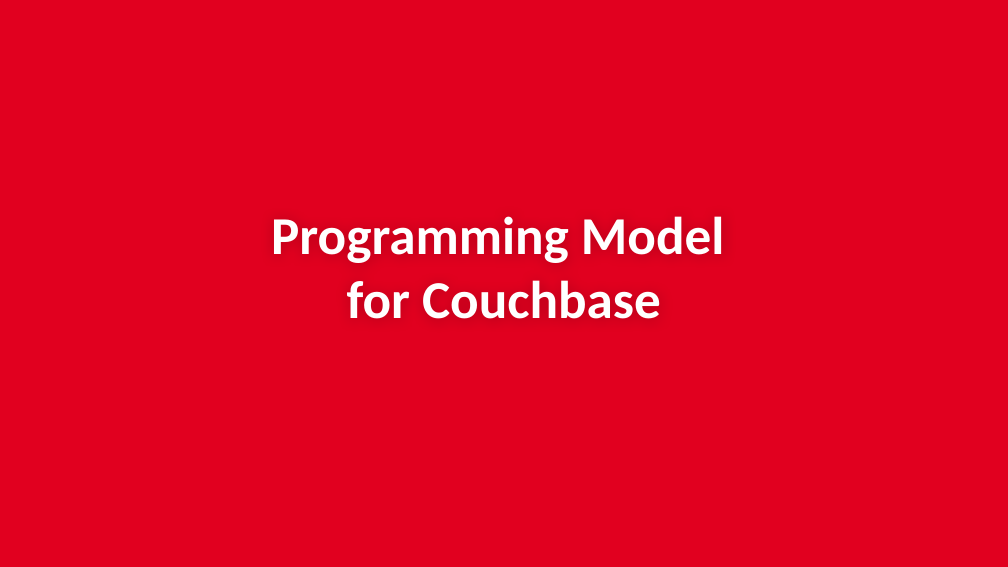
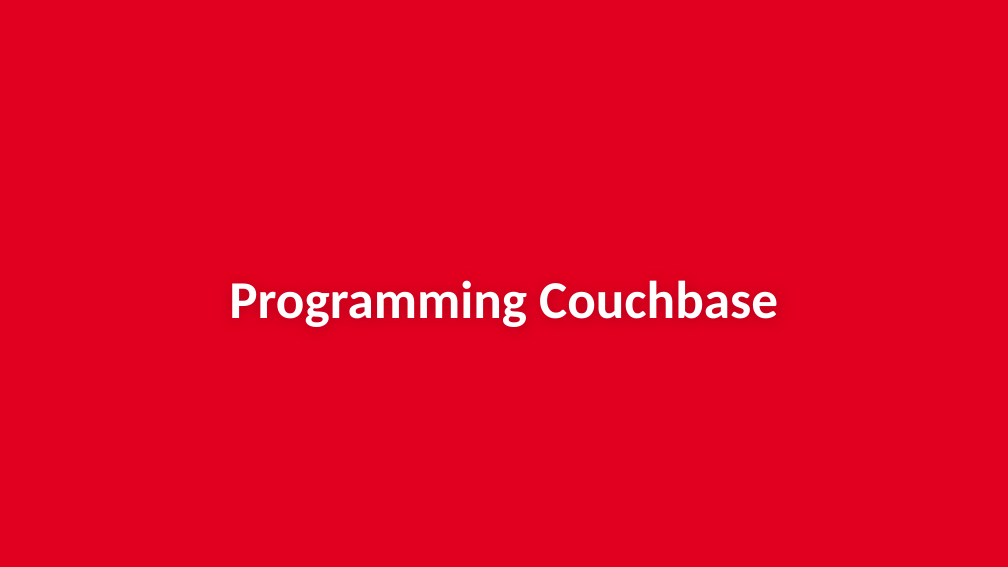
Before and after one commit to subalakr/workshop, a slide deck: slide 1 of server/presentations/Lec-02_Programming_Couchbase.pptx. Drawn at 1008x567 pixels with LibreOffice and Linux fonts; fonts in the diff are those of the drawing; background and template pictures are left out. Boxes give left, top, right and bottom in pixels: in the first picture for what was removed or moved away, otherwise in the second. Text is boxed around its words. In the diff, an @@ line names an element or a change of style, - is before the commit and + after.

```diff
--- a/server/presentations/Lec-02_Programming_Couchbase.pptx
+++ b/server/presentations/Lec-02_Programming_Couchbase.pptx
@@ title at <box>229,280,778,327</box>: text changed @@
-Programming Model
-for Couchbase
+Programming Couchbase
```
Also in this commit, not shown: 6 other slides changed, 3 slides added, 4 slides removed, 9 other files.
